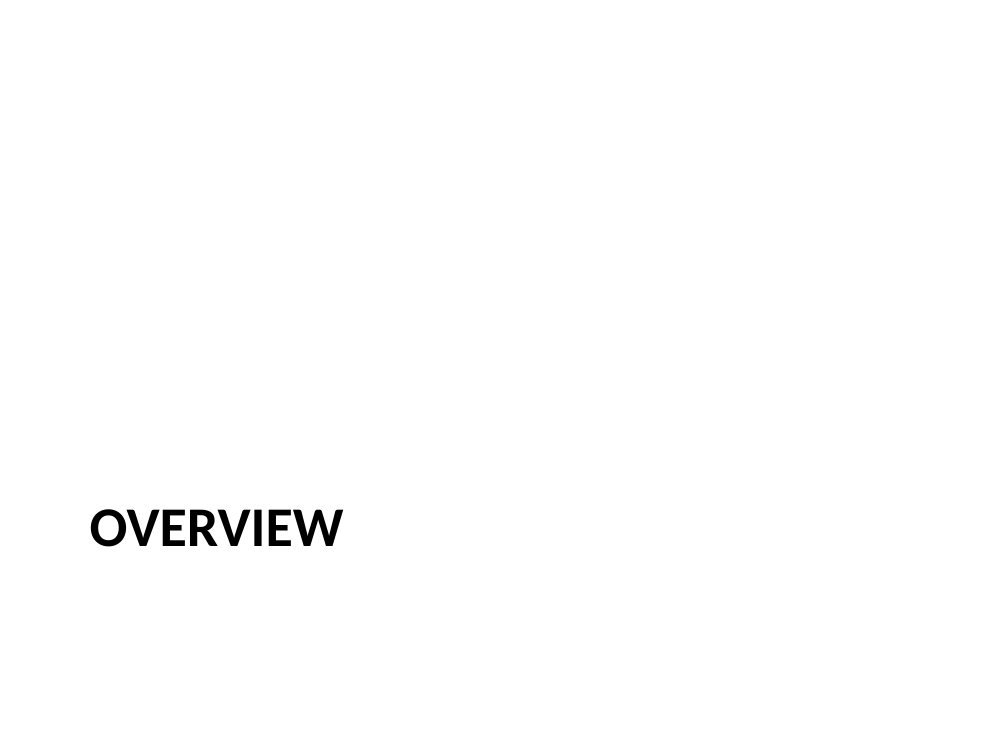
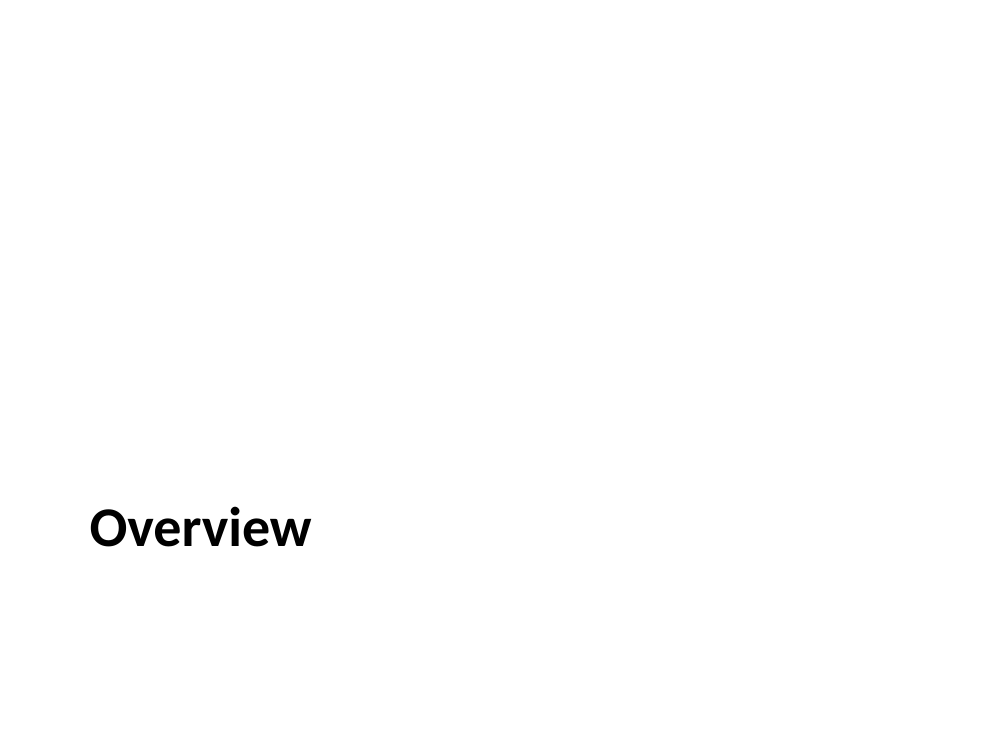
Before and after one commit to mazzas/School, a slide deck: slide 7 of SE4910/Project/Neural Network Toolbox.ppt. Drawn at 1008x756 pixels with LibreOffice and Linux fonts; fonts in the diff are those of the drawing. Boxes give left, top, right and bottom in pixels: in the first picture for what was removed or moved away, otherwise in the second. Text is boxed around its words. In the diff, an @@ line names an element or a change of style, - is before the commit and + after.

```diff
--- a/SE4910/Project/Neural Network Toolbox.ppt
+++ b/SE4910/Project/Neural Network Toolbox.ppt
@@ title at (x1=90, y1=506, x2=312, y2=547): text changed @@
-OVERVIEW
+Overview
```
Also in this commit, not shown: 6 other slides changed, 3 slides added, 3 slides removed.
